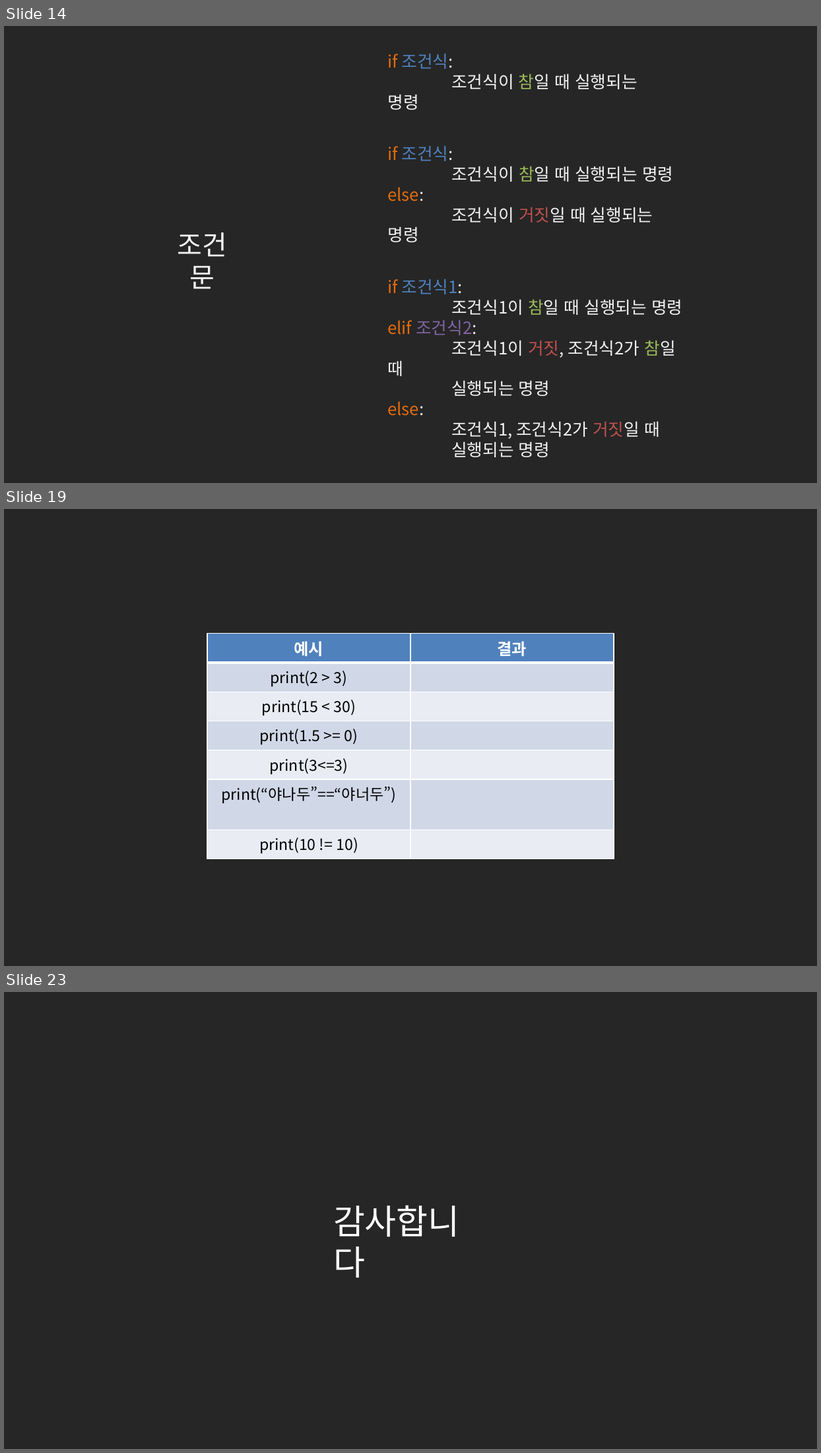
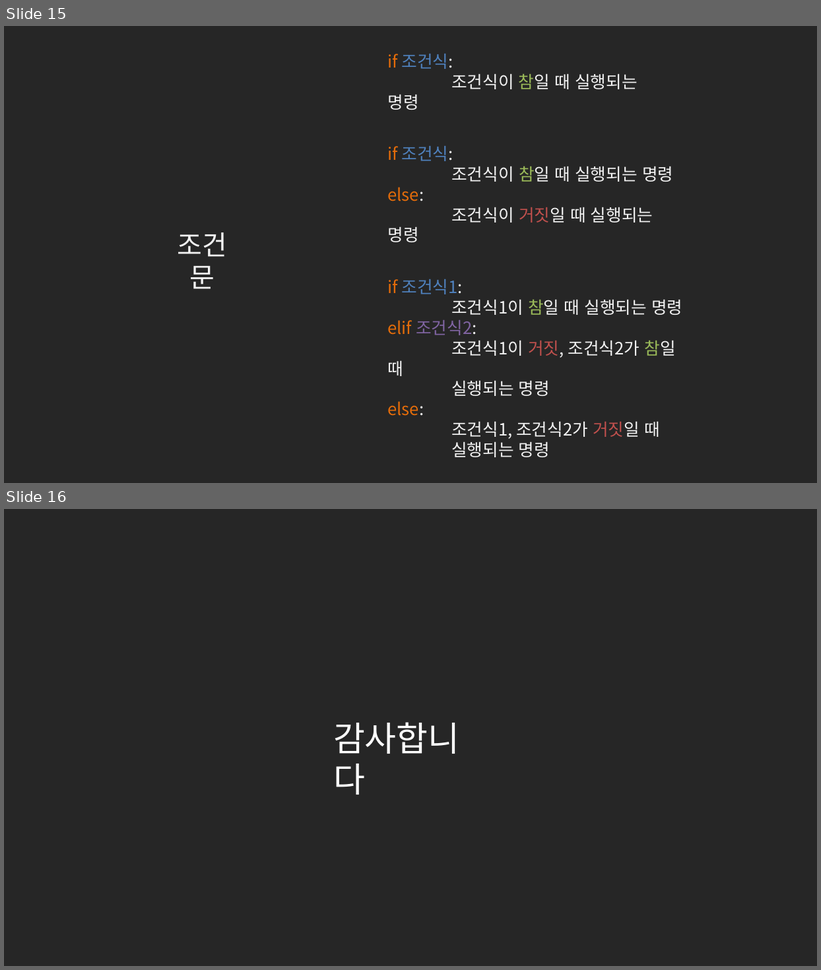
Before and after one commit to kwonkijun/python, a slide deck: 파이썬기초(PPT)/NEW_2021버전/파이썬 기초 6강_조건문.pptx. Shown one above the other, each under a label of ours: slides 14, 19 and 23 before the commit, slides 15 and 16 after it; the slides between them are not shown. The pictures are 821x1453 and 821x970 pixels, drawn with LibreOffice and Linux fonts; fonts in the diff are those of the drawing. Boxes give left, top, right and bottom in pixels: in the first picture for what was removed or moved away, otherwise in the second. Text is boxed around its words. In the diff, an @@ line names an element or a change of style, - is before the commit and + after.

```diff
--- a/파이썬기초(PPT)/NEW_2021버전/파이썬 기초 6강_조건문.pptx
+++ b/파이썬기초(PPT)/NEW_2021버전/파이썬 기초 6강_조건문.pptx
@@ slide 19 removed at [4,509,817,966], background #262626 @@
@@ table removed at [207,634,613,857], 7 rows, 2 columns @@
-예시 | 결과
-print(2 > 3) | 
-print(15 < 30) | 
-print(1.5 >= 0) | 
-print(3<=3) | 
-print(“야나두”==“야너두”) | 
-print(10 != 10) | 
@@ what was slide 14 is now slide 15 @@
@@ what was slide 23 is now slide 16 @@
```
Also in this commit, not shown: 1 slide changed, 1 slide added, 7 other slides removed, 5 other files.
